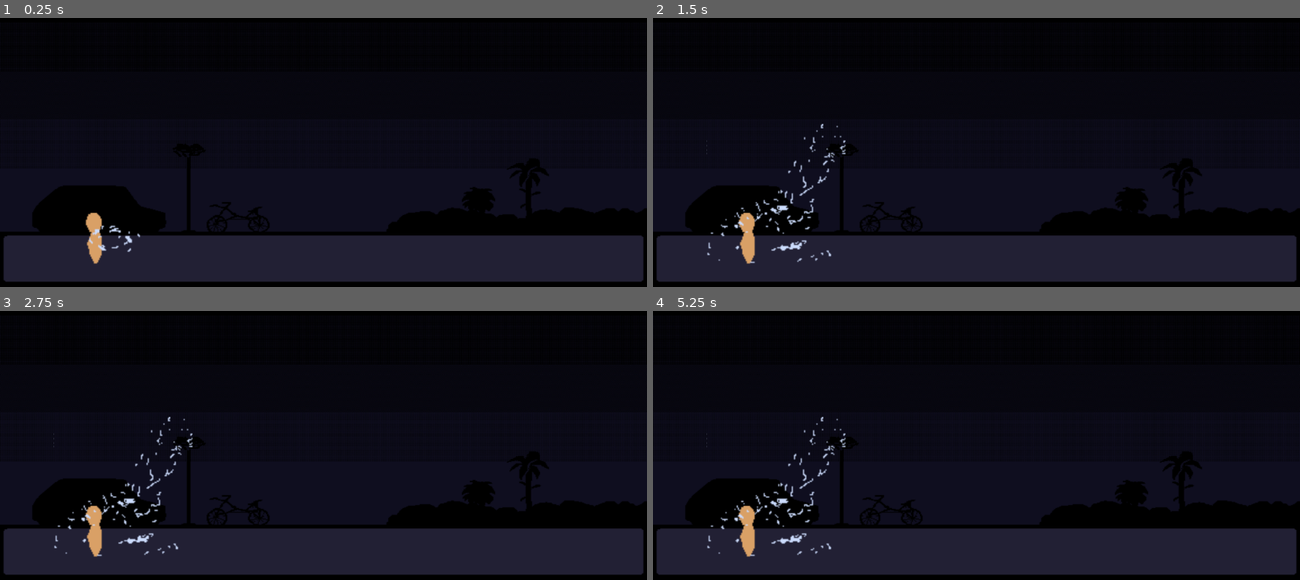
Above: before the commit, frames 1-4 (two rows, left to right).
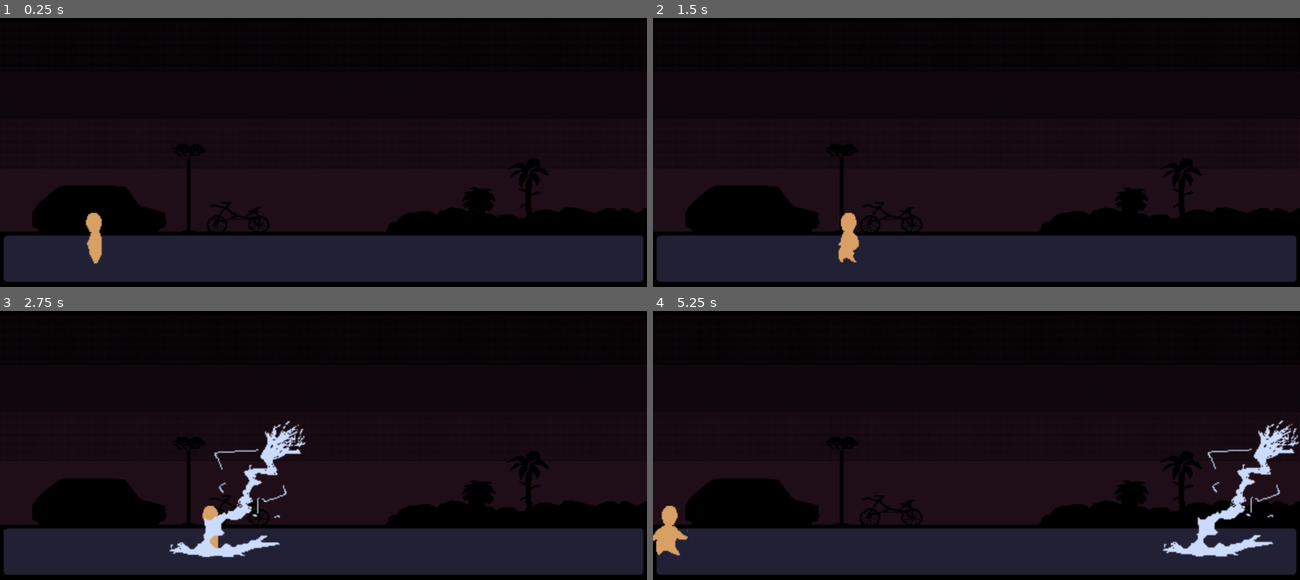
Above: after the commit, the same moments.

Repository: creaaidev/gdt_quest2_2
Game: Godot game, scene res://node_2d.tscn
Same seed, same stepped clock (60 frames per second), same inputs: the game is played once before the commit and once after it.
Inputs:
- Up to frame 1 (0.25 s): no input
- Up to frame 2 (1.5 s): hold Right (ui_right) 0.53-1.28 s; hold Left (ui_left) from 1.28 s (still down)
- Up to frame 3 (2.75 s): release Left (ui_left) at 2.03 s; hold Right (ui_right) from 2.03 s (still down)
- Up to frame 4 (5.25 s): release Right (ui_right) at 2.78 s; hold Up (ui_up) 2.78-3.53 s; hold Left (ui_left) from 3.53 s (still down)

The runs differ from the first frame. In frame 1, 0.2% of the frame differs, in the area x 13-22%, y 77-88%; in frame 2, 1.5%; in frame 3, 3.5%; in frame 4, 3.9%, in the area x 0-100%, y 39-92%.
Error before the commit: Parse Error: Identifier "node_2d" not declared in the current scope. (res://Player.gd:36)

Commit message:
epic last moment

Diff:
--- a/GODOT_PROJ_"/Player.gd
+++ b/GODOT_PROJ_"/Player.gd
@@ -3,6 +3,7 @@
 const SPEED = 300.0
 var health = 3
 @onready var animationPlayer = $PlayerAP
+@onready var timer = $Timer
 
 func _physics_process(delta):
 	# Add the gravity.
@@ -11,10 +12,17 @@
 	# Get the input direction and handle the movement/deceleration.
 	# As good practice, you should replace UI actions with custom gameplay actions.
 	var direction = Input.get_axis("ui_left", "ui_right")
+
 	if direction:
-		velocity.x = direction * SPEED
+		velocity.x = move_toward(velocity.x, direction * SPEED, SPEED/2)
 	else:
 		velocity.x = move_toward(velocity.x, 0, SPEED)
+
+	if (Input.is_action_just_pressed("ui_up") and timer.is_stopped()):
+		print("BOOST!")
+		velocity.x += 1000
+		timer.set_wait_time(5)
+		timer.start()
 
 	animate(velocity)
 
@@ -33,4 +41,8 @@
 func _on_area_2d_body_entered(body):
 	health -= 1
 	if (health == 0):
-		get_tree().change_scene_to_file(node_2d)
+		get_tree().change_scene_to_file("res://node_2d.tscn")
+
+
+func _on_timer_timeout():
+	timer.stop()
--- a/GODOT_PROJ_"/Player.tscn
+++ b/GODOT_PROJ_"/Player.tscn
@@ -116,3 +116,7 @@
 texture = ExtResource("2_tad8m")
 hframes = 23
 frame = 16
+
+[node name="Timer" type="Timer" parent="."]
+
+[connection signal="timeout" from="Timer" to="." method="_on_timer_timeout"]
--- /dev/null
+++ b/GODOT_PROJ_"/node.gd
@@ -0,0 +1,11 @@
+extends Node2D
+
+signal call_thunder
+
+# Called when the node enters the scene tree for the first time.
+func _ready():
+	pass # Replace with function body.
+
+# Called every frame. 'delta' is the elapsed time since the previous frame.
+func _process(delta):
+	pass
--- a/GODOT_PROJ_"/node_2d.tscn
+++ b/GODOT_PROJ_"/node_2d.tscn
@@ -1,5 +1,6 @@
-[gd_scene load_steps=8 format=3 uid="uid://c1tffj58kv85o"]
+[gd_scene load_steps=9 format=3 uid="uid://c23a3ljx8eipg"]
 
+[ext_resource type="Script" path="res://node.gd" id="1_owdug"]
 [ext_resource type="Texture2D" uid="uid://1i72c1fpmish" path="res://assets/background.png" id="1_vymeo"]
 [ext_resource type="PackedScene" uid="uid://belqx355uop81" path="res://Player.tscn" id="2_tqncq"]
 [ext_resource type="PackedScene" uid="uid://dckgfdf5e0x3q" path="res://thunder.tscn" id="3_u0mix"]
@@ -17,6 +18,7 @@
 size = Vector2(98, 147)
 
 [node name="Node2D" type="Node2D"]
+script = ExtResource("1_owdug")
 
 [node name="Node" type="Node" parent="."]
 
@@ -50,4 +52,20 @@
 
 [node name="Area2D" parent="." instance=ExtResource("3_u0mix")]
 
+[node name="Area2D2" parent="." instance=ExtResource("3_u0mix")]
+position = Vector2(511, 404)
+
+[node name="Area2D3" parent="." instance=ExtResource("3_u0mix")]
+position = Vector2(711, 403)
+
+[node name="Area2D4" parent="." instance=ExtResource("3_u0mix")]
+position = Vector2(914, 403)
+
+[node name="Area2D5" parent="." instance=ExtResource("3_u0mix")]
+position = Vector2(1117, 403)
+
 [connection signal="body_entered" from="Area2D" to="CharacterBody2D" method="_on_area_2d_body_entered"]
+[connection signal="body_entered" from="Area2D2" to="CharacterBody2D" method="_on_area_2d_body_entered"]
+[connection signal="body_entered" from="Area2D3" to="CharacterBody2D" method="_on_area_2d_body_entered"]
+[connection signal="body_entered" from="Area2D4" to="CharacterBody2D" method="_on_area_2d_body_entered"]
+[connection signal="body_entered" from="Area2D5" to="CharacterBody2D" method="_on_area_2d_body_entered"]
--- a/GODOT_PROJ_"/thunder.tscn
+++ b/GODOT_PROJ_"/thunder.tscn
@@ -44,10 +44,21 @@
 "update": 1,
 "values": [0]
 }
+tracks/3/type = "value"
+tracks/3/imported = false
+tracks/3/enabled = true
+tracks/3/path = NodePath("Sprite2D:visible")
+tracks/3/interp = 1
+tracks/3/loop_wrap = true
+tracks/3/keys = {
+"times": PackedFloat32Array(0),
+"transitions": PackedFloat32Array(1),
+"update": 1,
+"values": [false]
+}
 
 [sub_resource type="Animation" id="Animation_jue21"]
 resource_name = "thunderclap"
-length = 0.7
 tracks/0/type = "value"
 tracks/0/imported = false
 tracks/0/enabled = true
@@ -55,7 +66,7 @@
 tracks/0/interp = 1
 tracks/0/loop_wrap = true
 tracks/0/keys = {
-"times": PackedFloat32Array(0, 0.2, 0.3, 0.4, 0.5, 0.6, 0.7),
+"times": PackedFloat32Array(0.1, 0.2, 0.4, 0.5, 0.6, 0.8, 0.9),
 "transitions": PackedFloat32Array(1, 1, 1, 1, 1, 1, 1),
 "update": 1,
 "values": [0, 1, 2, 3, 4, 5, 6]
@@ -67,7 +78,7 @@
 tracks/1/interp = 1
 tracks/1/loop_wrap = true
 tracks/1/keys = {
-"times": PackedFloat32Array(0, 0.4, 0.7),
+"times": PackedFloat32Array(0, 0.4, 0.9),
 "transitions": PackedFloat32Array(1, 1, 1),
 "update": 1,
 "values": [true, false, true]
@@ -79,10 +90,22 @@
 tracks/2/interp = 1
 tracks/2/loop_wrap = true
 tracks/2/keys = {
-"times": PackedFloat32Array(0, 0.4, 0.5, 0.6),
+"times": PackedFloat32Array(0, 0.5, 0.6, 0.8),
 "transitions": PackedFloat32Array(1, 1, 1, 1),
 "update": 1,
 "values": [SubResource("RectangleShape2D_y7g7i"), SubResource("RectangleShape2D_y7g7i"), SubResource("RectangleShape2D_y7g7i"), SubResource("RectangleShape2D_y7g7i")]
+}
+tracks/3/type = "value"
+tracks/3/imported = false
+tracks/3/enabled = true
+tracks/3/path = NodePath("Sprite2D:visible")
+tracks/3/interp = 1
+tracks/3/loop_wrap = true
+tracks/3/keys = {
+"times": PackedFloat32Array(0, 0.1),
+"transitions": PackedFloat32Array(1, 1),
+"update": 1,
+"values": [false, true]
 }
 
 [sub_resource type="AnimationLibrary" id="AnimationLibrary_0yt2m"]
@@ -98,6 +121,7 @@
 script = ExtResource("1_46odg")
 
 [node name="Sprite2D" type="Sprite2D" parent="."]
+visible = false
 position = Vector2(-44.5, -13.5)
 texture = ExtResource("1_svhhh")
 hframes = 7
@@ -111,3 +135,8 @@
 position = Vector2(-57.25, 30.25)
 shape = SubResource("RectangleShape2D_y7g7i")
 disabled = true
+
+[node name="Timer" type="Timer" parent="."]
+
+[connection signal="animation_finished" from="AnimationPlayer" to="." method="_on_animation_player_animation_finished"]
+[connection signal="timeout" from="Timer" to="." method="_on_timer_timeout"]
--- a/GODOT_PROJ_"/thunder_script.gd
+++ b/GODOT_PROJ_"/thunder_script.gd
@@ -1,11 +1,23 @@
 extends Area2D
 
 @onready var animationPlayer = $AnimationPlayer
+@onready var timer = $Timer
+@onready var rng = RandomNumberGenerator.new()
 
 # Called when the node enters the scene tree for the first time.
 func _ready():
-	animationPlayer.play("thunderclap")
+	rng.randomize()
+	timer.set_wait_time(rng.randf_range(1, 6))
+	timer.start()
 
 # Called every frame. 'delta' is the elapsed time since the previous frame.
 func _process(delta):
 	pass
+
+func _on_timer_timeout():
+	animationPlayer.play("thunderclap")
+	timer.set_wait_time(rng.randf_range(1.5, 6))
+	timer.start()
+
+func _on_animation_player_animation_finished(anim_name):
+	animationPlayer.seek(0, true)
Binary file changed: GODOT_PROJ_"/assets/background.png
